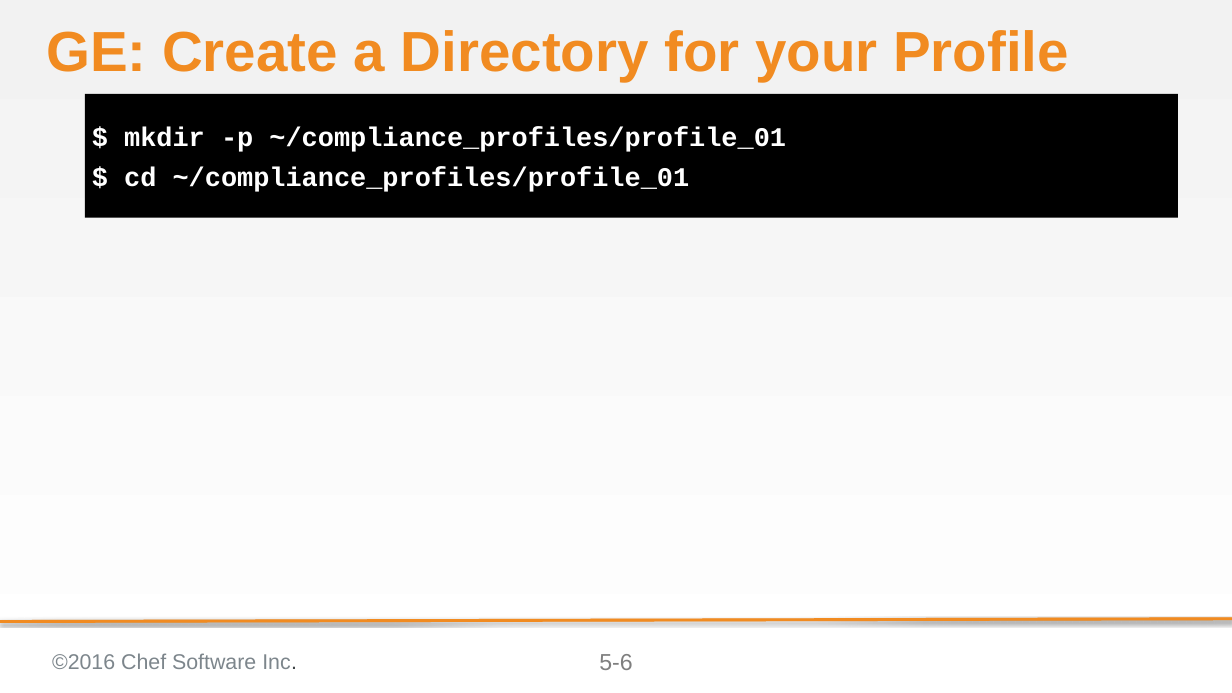
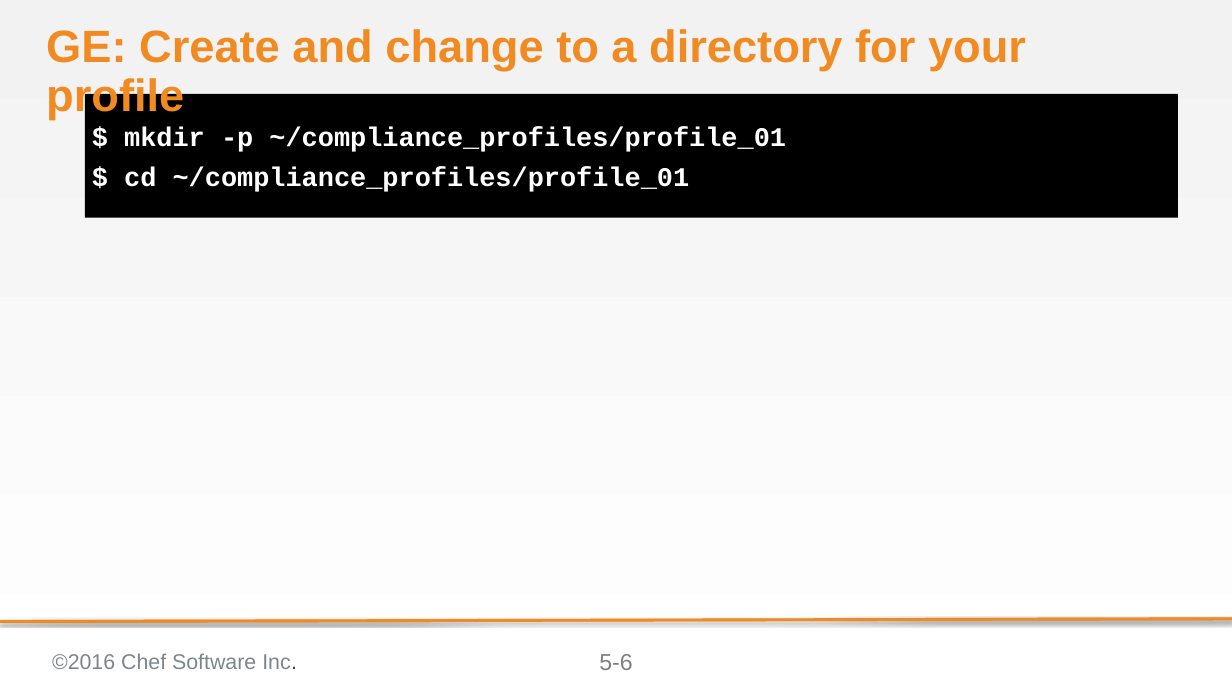
Before and after one commit to bchamby/chef-compliance-installation-configuration-operation, a slide deck: slide 6 of 05-creating-custom-profiles.pptx. Drawn at 1232x693 pixels with LibreOffice and Linux fonts; fonts in the diff are those of the drawing; background and template pictures are left out. Boxes give left, top, right and bottom in pixels: in the first picture for what was removed or moved away, otherwise in the second. Text is boxed around its words. In the diff, an @@ line names an element or a change of style, - is before the commit and + after.

Commit message:
Update creating custom profiles
* Update objective:  'Use InSpec...' not 'Using InSpec...'
* Spell out 'command line interface'
* Change the header of the slide for creating the profile directory
* Change the header of the slide when creating the metadata.rb file, use 'Creat
e' instead of 'Creating'
* Downloading the zipped profile and uploading it are two different objectives
* Align the output of the zip command
* Correct the title of the slide when re-scanning the node 'Scan Your Node' ins
tead of 'Upload the Profile to Chef Compliance'

```diff
--- a/05-creating-custom-profiles.pptx
+++ b/05-creating-custom-profiles.pptx
@@ title at box(46, 29, 1026, 70): text changed; size 58.7 to 47 pt @@
-GE: Create a Directory for your Profile
+GE: Create and change to a directory for your profile
```
Also in this commit, not shown: 5 other slides changed.
